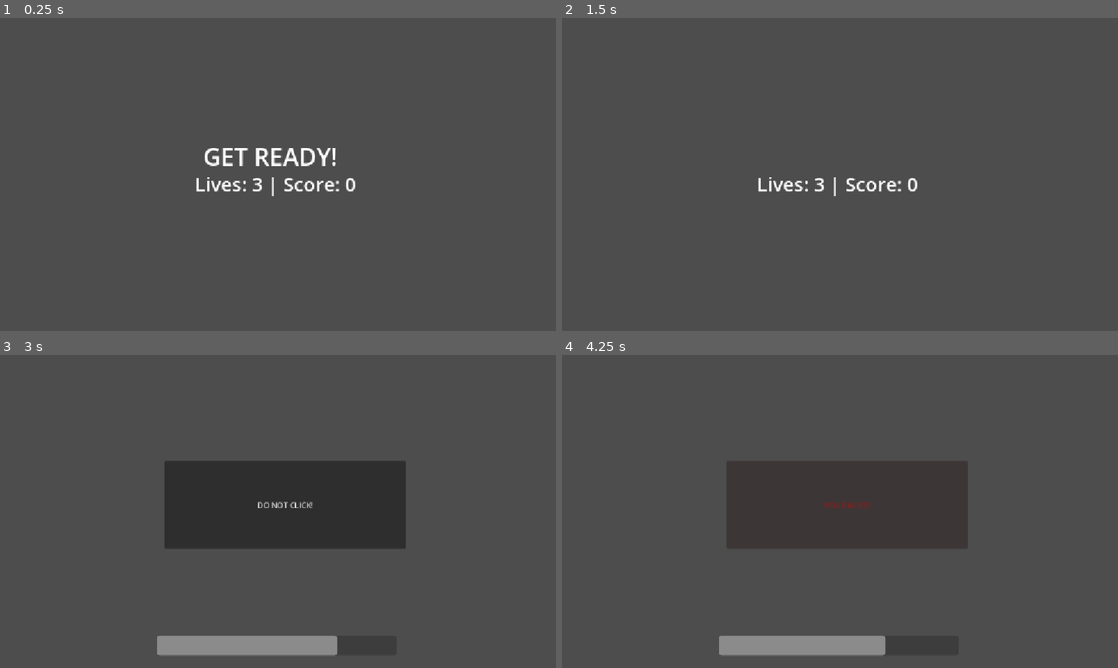
Above: before the commit, frames 1-4 (two rows, left to right).
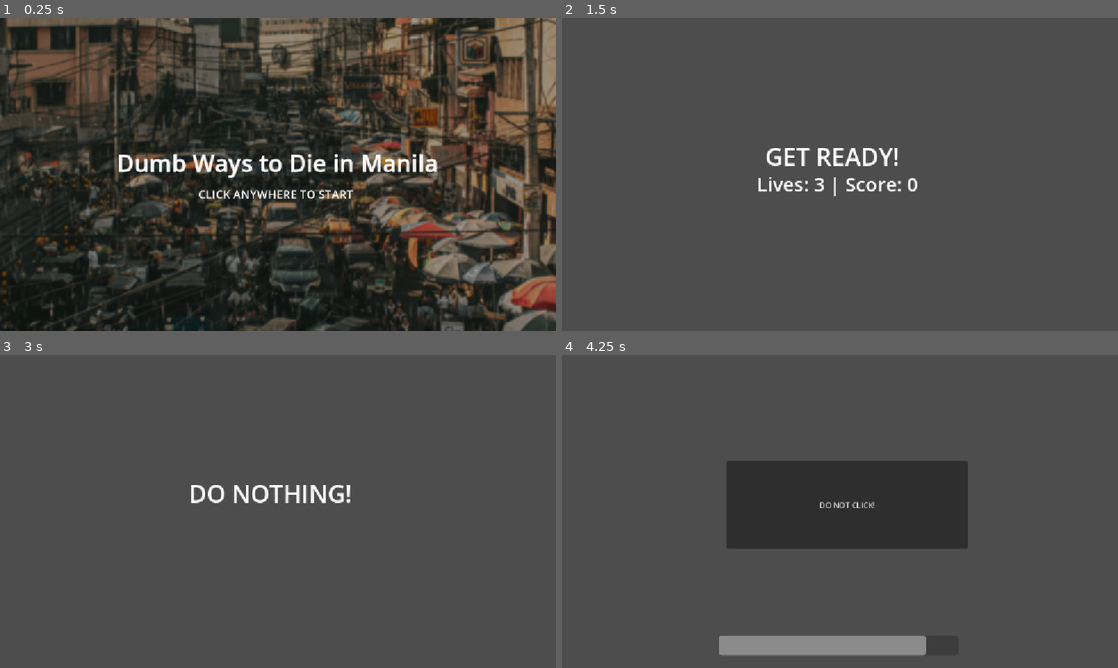
Above: after the commit, the same moments.

Repository: chry607/uniteam
Game: Godot game, scene res://manager/main_menu.tscn
Same seed, same stepped clock (60 frames per second), same inputs: the game is played once before the commit and once after it. Before the commit the project starts from res://manager/game_manager.tscn.
Inputs (mouse positions are in pixels of both pictures, inside the frame that each line leads up to):
- Up to frame 1 (0.25 s): no input
- Up to frame 2 (1.5 s): tap Enter at 0.5 s; move the mouse to (962, 158) at 0.52 s; click (962, 158) at 0.67 s; tap Space at 1.25 s; move the mouse to (728, 190) at 1.27 s; click (728, 190) at 1.42 s
- Up to frame 3 (3 s): move the mouse to (333, 442) at 2.02 s; click (333, 442) at 2.17 s; move the mouse to (250, 574) at 2.77 s; click (250, 574) at 2.92 s
- Up to frame 4 (4.25 s): click (845, 505) at 3.5 s, where only the run before the commit has a clickable "DO NOT CLICK!"

The runs differ from the first frame. In frame 1, 86% of the frame differs, in the area x 0-100%, y 0-100%; in frame 2, 0.7%; in frame 3, 14%; in frame 4, 0.6%.

Commit message:
added sample main menu

Diff:
--- /dev/null
+++ b/uniteam/manager/main_menu.gd
@@ -0,0 +1,16 @@
+# main_menu.gd
+extends Control
+
+# Path to your actual game manager scene
+@export var game_scene: PackedScene = preload("res://manager/game_manager.tscn")
+
+@onready var background = $background
+
+func _ready() -> void:
+	background.play("default")
+	pass
+
+func _input(event: InputEvent) -> void:
+	# Detect click or screen tap
+	if event is InputEventMouseButton and event.pressed:
+		get_tree().change_scene_to_packed(game_scene)
--- /dev/null
+++ b/uniteam/manager/main_menu.tscn
@@ -0,0 +1,244 @@
+[gd_scene format=3 uid="uid://6pfwibgc64na"]
+
+[ext_resource type="Script" uid="uid://cmbtx32a7euu7" path="res://manager/main_menu.gd" id="1_4ce3a"]
+[ext_resource type="Texture2D" uid="uid://xrefuwe2simp" path="res://assets/its raining in manila/raining_manila0000.png" id="1_4wswd"]
+[ext_resource type="Texture2D" uid="uid://dm1wnwcsuw1u1" path="res://assets/its raining in manila/raining_manila0001.png" id="2_4ce3a"]
+[ext_resource type="Texture2D" uid="uid://bsfvls05mcsw1" path="res://assets/its raining in manila/raining_manila0002.png" id="3_6hcyc"]
+[ext_resource type="Texture2D" uid="uid://ddeuk7gh2rtd0" path="res://assets/its raining in manila/raining_manila0003.png" id="4_vybk4"]
+[ext_resource type="Texture2D" uid="uid://cammrjn5ijq2v" path="res://assets/its raining in manila/raining_manila0004.png" id="5_71x47"]
+[ext_resource type="Texture2D" uid="uid://c2bxknpd275v5" path="res://assets/its raining in manila/raining_manila0005.png" id="6_nxujh"]
+[ext_resource type="Texture2D" uid="uid://bse6i37jy0yfs" path="res://assets/its raining in manila/raining_manila0006.png" id="7_88pme"]
+[ext_resource type="Texture2D" uid="uid://be8kascu8vwrg" path="res://assets/its raining in manila/raining_manila0007.png" id="8_na61x"]
+[ext_resource type="Texture2D" uid="uid://6satha43wb33" path="res://assets/its raining in manila/raining_manila0008.png" id="9_ax2w8"]
+[ext_resource type="Texture2D" uid="uid://fyn7r52trrle" path="res://assets/its raining in manila/raining_manila0009.png" id="10_ya60w"]
+[ext_resource type="Texture2D" uid="uid://cmvv0o3h7to1n" path="res://assets/its raining in manila/raining_manila0010.png" id="11_n0wfj"]
+[ext_resource type="Texture2D" uid="uid://cnc8t0dhmvm66" path="res://assets/its raining in manila/raining_manila0011.png" id="12_saksu"]
+[ext_resource type="Texture2D" uid="uid://c8khuxeaccf8b" path="res://assets/its raining in manila/raining_manila0012.png" id="13_0m4tg"]
+[ext_resource type="Texture2D" uid="uid://ipohhqyntari" path="res://assets/its raining in manila/raining_manila0013.png" id="14_k5j84"]
+[ext_resource type="Texture2D" uid="uid://bmy8gj6t3aaq2" path="res://assets/its raining in manila/raining_manila0014.png" id="15_1know"]
+[ext_resource type="Texture2D" uid="uid://cemfkvyc72bcv" path="res://assets/its raining in manila/raining_manila0015.png" id="16_ry8bg"]
+[ext_resource type="Texture2D" uid="uid://83sfyawxsddj" path="res://assets/its raining in manila/raining_manila0016.png" id="17_rdpdp"]
+[ext_resource type="Texture2D" uid="uid://cbx2aw4doyjle" path="res://assets/its raining in manila/raining_manila0017.png" id="18_bs84i"]
+[ext_resource type="Texture2D" uid="uid://c8tdgu0nv85xu" path="res://assets/its raining in manila/raining_manila0018.png" id="19_1661b"]
+[ext_resource type="Texture2D" uid="uid://dwpax0dlc7spb" path="res://assets/its raining in manila/raining_manila0019.png" id="20_sjenj"]
+[ext_resource type="Texture2D" uid="uid://jteuu5fcmv2n" path="res://assets/its raining in manila/raining_manila0020.png" id="21_rq31j"]
+[ext_resource type="Texture2D" uid="uid://c1oa333omsaij" path="res://assets/its raining in manila/raining_manila0021.png" id="22_2k2ji"]
+[ext_resource type="Texture2D" uid="uid://0wf42erkxopq" path="res://assets/its raining in manila/raining_manila0022.png" id="23_4ansi"]
+[ext_resource type="Texture2D" uid="uid://b4ck1p8cm0o0j" path="res://assets/its raining in manila/raining_manila0023.png" id="24_6j5no"]
+[ext_resource type="Texture2D" uid="uid://m0tnej6pqqk2" path="res://assets/its raining in manila/raining_manila0024.png" id="25_om1ut"]
+[ext_resource type="Texture2D" uid="uid://co2nbgn0satdr" path="res://assets/its raining in manila/raining_manila0025.png" id="26_y1g4i"]
+[ext_resource type="Texture2D" uid="uid://cq3t01rny6nnc" path="res://assets/its raining in manila/raining_manila0026.png" id="27_46cap"]
+[ext_resource type="Texture2D" uid="uid://dk64w2u1lakhg" path="res://assets/its raining in manila/raining_manila0027.png" id="28_61a0m"]
+[ext_resource type="Texture2D" uid="uid://bucj326ev6gm8" path="res://assets/its raining in manila/raining_manila0028.png" id="29_bftom"]
+[ext_resource type="Texture2D" uid="uid://bwqoxmq3b7qnw" path="res://assets/its raining in manila/raining_manila0029.png" id="30_q11d3"]
+[ext_resource type="Texture2D" uid="uid://ji825l4p3ucu" path="res://assets/its raining in manila/raining_manila0030.png" id="31_yps6w"]
+[ext_resource type="Texture2D" uid="uid://drelsn8wb0vlk" path="res://assets/its raining in manila/raining_manila0031.png" id="32_l461c"]
+[ext_resource type="Texture2D" uid="uid://vsaswdgyvjkc" path="res://assets/its raining in manila/raining_manila0032.png" id="33_2b5br"]
+[ext_resource type="Texture2D" uid="uid://cwoac6ymr22k2" path="res://assets/its raining in manila/raining_manila0033.png" id="34_6v234"]
+[ext_resource type="Texture2D" uid="uid://dcf6mtx4881ui" path="res://assets/its raining in manila/raining_manila0034.png" id="35_3hmoo"]
+[ext_resource type="Texture2D" uid="uid://rcibf40ynefn" path="res://assets/its raining in manila/raining_manila0035.png" id="36_6hfei"]
+[ext_resource type="Texture2D" uid="uid://d2dcmsws6q04j" path="res://assets/its raining in manila/raining_manila0036.png" id="37_c3dfp"]
+[ext_resource type="Texture2D" uid="uid://6m43pf8wukbj" path="res://assets/its raining in manila/raining_manila0037.png" id="38_secps"]
+[ext_resource type="Texture2D" uid="uid://x3g0vrpk3kpv" path="res://assets/its raining in manila/raining_manila0038.png" id="39_iycy3"]
+[ext_resource type="Texture2D" uid="uid://0lm448255dt2" path="res://assets/its raining in manila/raining_manila0039.png" id="40_2q15p"]
+[ext_resource type="Texture2D" uid="uid://bc5ecxfl3xh14" path="res://assets/its raining in manila/raining_manila0040.png" id="41_do187"]
+[ext_resource type="Texture2D" uid="uid://dexbgfxbon4gf" path="res://assets/its raining in manila/raining_manila0041.png" id="42_hutfp"]
+[ext_resource type="Texture2D" uid="uid://cmqe8qp6p73pr" path="res://assets/its raining in manila/raining_manila0042.png" id="43_c6y2a"]
+[ext_resource type="Texture2D" uid="uid://t7q4e6f3aomp" path="res://assets/its raining in manila/raining_manila0043.png" id="44_egs1w"]
+[ext_resource type="Texture2D" uid="uid://bbhx1lqwhfhe2" path="res://assets/its raining in manila/raining_manila0044.png" id="45_aqycy"]
+[ext_resource type="Texture2D" uid="uid://dp60vp66xwv0d" path="res://assets/its raining in manila/raining_manila0045.png" id="46_q12wu"]
+[ext_resource type="Texture2D" uid="uid://dsct8uv08smsr" path="res://assets/its raining in manila/raining_manila0046.png" id="47_ksjh3"]
+[ext_resource type="Texture2D" uid="uid://bsxkfc7v4e3wj" path="res://assets/its raining in manila/raining_manila0047.png" id="48_0i18g"]
+[ext_resource type="Texture2D" uid="uid://cek1pqkq6jhy5" path="res://assets/its raining in manila/raining_manila0048.png" id="49_16v4n"]
+
+[sub_resource type="LabelSettings" id="LabelSettings_1h5vk"]
+font_size = 24
+
+[sub_resource type="LabelSettings" id="LabelSettings_2eg7s"]
+font_size = 49
+outline_size = 2
+
+[sub_resource type="SpriteFrames" id="SpriteFrames_2eg7s"]
+animations = [{
+"frames": [{
+"duration": 1.0,
+"texture": ExtResource("1_4wswd")
+}, {
+"duration": 1.0,
+"texture": ExtResource("2_4ce3a")
+}, {
+"duration": 1.0,
+"texture": ExtResource("3_6hcyc")
+}, {
+"duration": 1.0,
+"texture": ExtResource("4_vybk4")
+}, {
+"duration": 1.0,
+"texture": ExtResource("5_71x47")
+}, {
+"duration": 1.0,
+"texture": ExtResource("6_nxujh")
+}, {
+"duration": 1.0,
+"texture": ExtResource("7_88pme")
+}, {
+"duration": 1.0,
+"texture": ExtResource("8_na61x")
+}, {
+"duration": 1.0,
+"texture": ExtResource("9_ax2w8")
+}, {
+"duration": 1.0,
+"texture": ExtResource("10_ya60w")
+}, {
+"duration": 1.0,
+"texture": ExtResource("11_n0wfj")
+}, {
+"duration": 1.0,
+"texture": ExtResource("12_saksu")
+}, {
+"duration": 1.0,
+"texture": ExtResource("13_0m4tg")
+}, {
+"duration": 1.0,
+"texture": ExtResource("14_k5j84")
+}, {
+"duration": 1.0,
+"texture": ExtResource("15_1know")
+}, {
+"duration": 1.0,
+"texture": ExtResource("16_ry8bg")
+}, {
+"duration": 1.0,
+"texture": ExtResource("17_rdpdp")
+}, {
+"duration": 1.0,
+"texture": ExtResource("18_bs84i")
+}, {
+"duration": 1.0,
+"texture": ExtResource("19_1661b")
+}, {
+"duration": 1.0,
+"texture": ExtResource("20_sjenj")
+}, {
+"duration": 1.0,
+"texture": ExtResource("21_rq31j")
+}, {
+"duration": 1.0,
+"texture": ExtResource("22_2k2ji")
+}, {
+"duration": 1.0,
+"texture": ExtResource("23_4ansi")
+}, {
+"duration": 1.0,
+"texture": ExtResource("24_6j5no")
+}, {
+"duration": 1.0,
+"texture": ExtResource("25_om1ut")
+}, {
+"duration": 1.0,
+"texture": ExtResource("26_y1g4i")
+}, {
+"duration": 1.0,
+"texture": ExtResource("27_46cap")
+}, {
+"duration": 1.0,
+"texture": ExtResource("28_61a0m")
+}, {
+"duration": 1.0,
+"texture": ExtResource("29_bftom")
+}, {
+"duration": 1.0,
+"texture": ExtResource("30_q11d3")
+}, {
+"duration": 1.0,
+"texture": ExtResource("31_yps6w")
+}, {
+"duration": 1.0,
+"texture": ExtResource("32_l461c")
+}, {
+"duration": 1.0,
+"texture": ExtResource("33_2b5br")
+}, {
+"duration": 1.0,
+"texture": ExtResource("34_6v234")
+}, {
+"duration": 1.0,
+"texture": ExtResource("35_3hmoo")
+}, {
+"duration": 1.0,
+"texture": ExtResource("36_6hfei")
+}, {
+"duration": 1.0,
+"texture": ExtResource("37_c3dfp")
+}, {
+"duration": 1.0,
+"texture": ExtResource("38_secps")
+}, {
+"duration": 1.0,
+"texture": ExtResource("39_iycy3")
+}, {
+"duration": 1.0,
+"texture": ExtResource("40_2q15p")
+}, {
+"duration": 1.0,
+"texture": ExtResource("41_do187")
+}, {
+"duration": 1.0,
+"texture": ExtResource("42_hutfp")
+}, {
+"duration": 1.0,
+"texture": ExtResource("43_c6y2a")
+}, {
+"duration": 1.0,
+"texture": ExtResource("44_egs1w")
+}, {
+"duration": 1.0,
+"texture": ExtResource("45_aqycy")
+}, {
+"duration": 1.0,
+"texture": ExtResource("46_q12wu")
+}, {
+"duration": 1.0,
+"texture": ExtResource("47_ksjh3")
+}, {
+"duration": 1.0,
+"texture": ExtResource("48_0i18g")
+}, {
+"duration": 1.0,
+"texture": ExtResource("49_16v4n")
+}],
+"loop": 1,
+"name": &"default",
+"speed": 20.0
+}]
+
+[node name="MainMenu" type="Control" unique_id=1232329854]
+layout_mode = 3
+anchors_preset = 0
+script = ExtResource("1_4ce3a")
+
+[node name="click_anywhere" type="Label" parent="." unique_id=1459940030]
+layout_mode = 0
+offset_left = 411.0
+offset_top = 348.0
+offset_right = 732.0
+offset_bottom = 382.0
+text = "CLICK ANYWHERE TO START"
+label_settings = SubResource("LabelSettings_1h5vk")
+
+[node name="title" type="Label" parent="." unique_id=831405207]
+layout_mode = 0
+offset_left = 242.0
+offset_top = 266.0
+offset_right = 908.0
+offset_bottom = 334.0
+text = "Dumb Ways to Die in Manila"
+label_settings = SubResource("LabelSettings_2eg7s")
+
+[node name="background" type="AnimatedSprite2D" parent="." unique_id=111919501]
+z_index = -10
+position = Vector2(577, 324)
+sprite_frames = SubResource("SpriteFrames_2eg7s")
+frame = 31
+frame_progress = 0.706631
--- a/uniteam/project.godot
+++ b/uniteam/project.godot
@@ -11,7 +11,7 @@
 [application]
 
 config/name="Uniteam"
-run/main_scene="uid://x4pdcstylm5m"
+run/main_scene="uid://6pfwibgc64na"
 config/features=PackedStringArray("4.7", "GL Compatibility")
 config/icon="res://icon.svg"
 
Binary file added: uniteam/assets/its raining in manila/raining_manila0000.png
Not shown, added: uniteam/assets/its raining in manila/raining_manila0000.png.import
Binary file added: uniteam/assets/its raining in manila/raining_manila0001.png
Not shown, added: uniteam/assets/its raining in manila/raining_manila0001.png.import
Binary file added: uniteam/assets/its raining in manila/raining_manila0002.png
Not shown, added: uniteam/assets/its raining in manila/raining_manila0002.png.import
Binary file added: uniteam/assets/its raining in manila/raining_manila0003.png
Not shown, added: uniteam/assets/its raining in manila/raining_manila0003.png.import
Binary file added: uniteam/assets/its raining in manila/raining_manila0004.png
Not shown, added: uniteam/assets/its raining in manila/raining_manila0004.png.import
Binary file added: uniteam/assets/its raining in manila/raining_manila0005.png
Not shown, added: uniteam/assets/its raining in manila/raining_manila0005.png.import
(and 87 more such lines)
